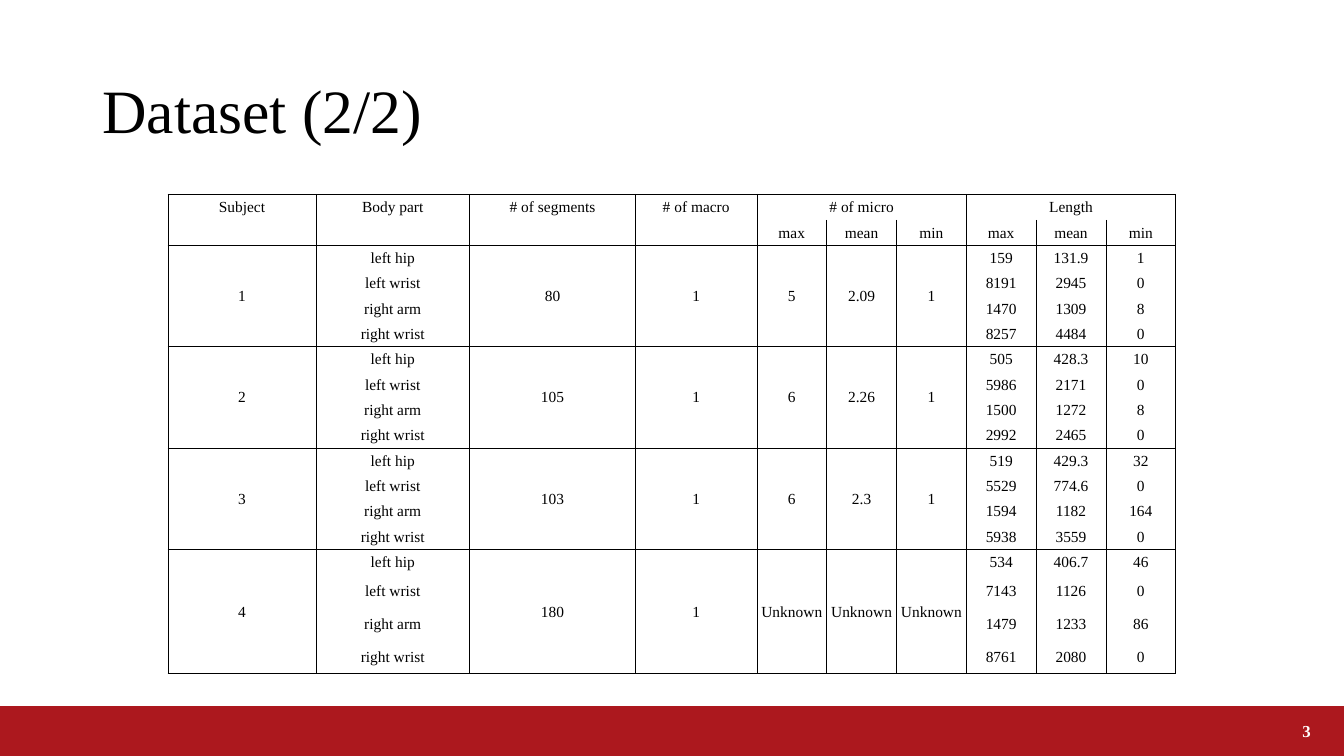
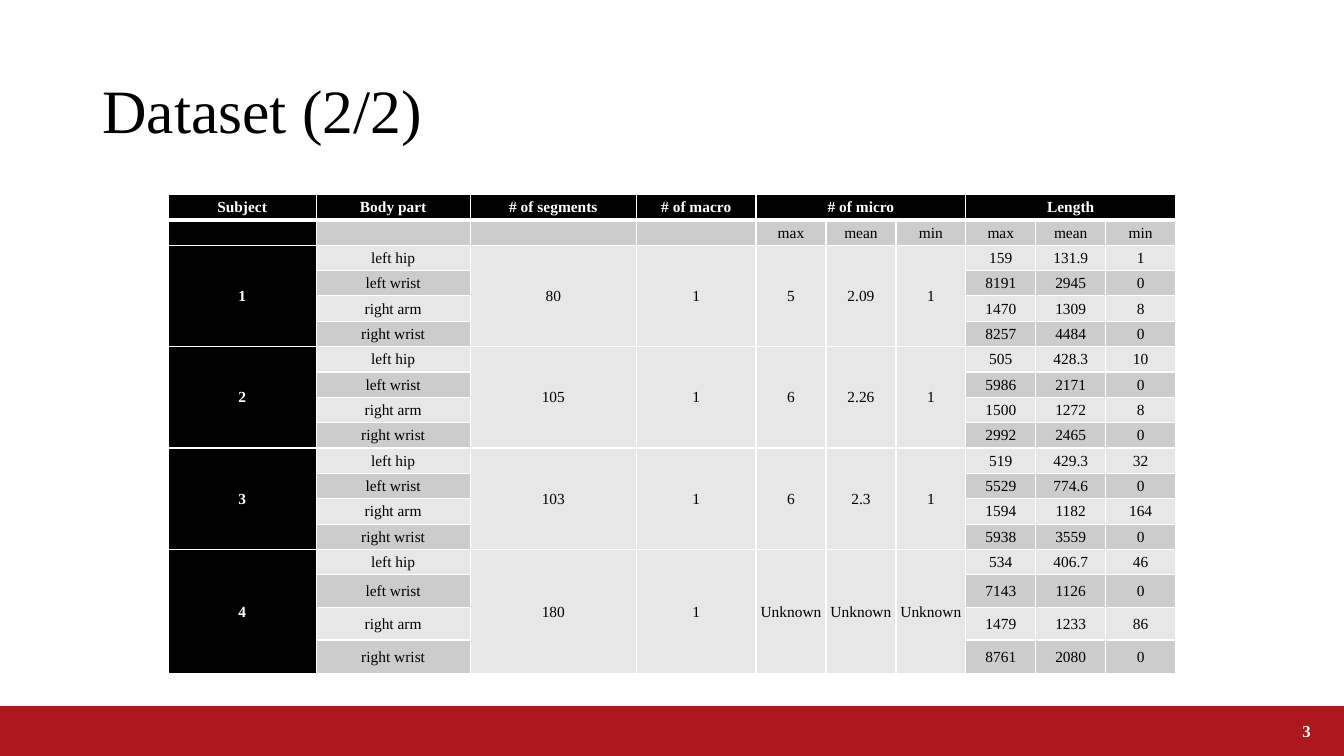
Before and after one commit to a2h1r0/lab, a slide deck: slide 3 of paper/ABC2020CookingChallenge/ABC2020_Fujii.pptx. Drawn at 1344x756 pixels with LibreOffice and Linux fonts; fonts in the diff are those of the drawing; background and template pictures are left out. Boxes give left, top, right and bottom in pixels: in the first picture for what was removed or moved away, otherwise in the second. Text is boxed around its words. In the diff, an @@ line names an element or a change of style, - is before the commit and + after.

```diff
--- a/paper/ABC2020CookingChallenge/ABC2020_Fujii.pptx
+++ b/paper/ABC2020CookingChallenge/ABC2020_Fujii.pptx
@@ table at [168,195,1175,675] @@
@@ fill none to #000000 in 11 cells @@
@@ fill none to #CCCCCC in 41 cells @@
@@ fill none to #E7E7E7 in 52 cells @@
@@ text colour #000000 to #FFFFFF, bold on in "Subject", "Body part", "# of segments", "# of macro" and 6 more places @@
@@ borders changed @@
```
Also in this commit, not shown: 2 other slides changed, 2 slides added, 1 slide removed, 1 other file.
